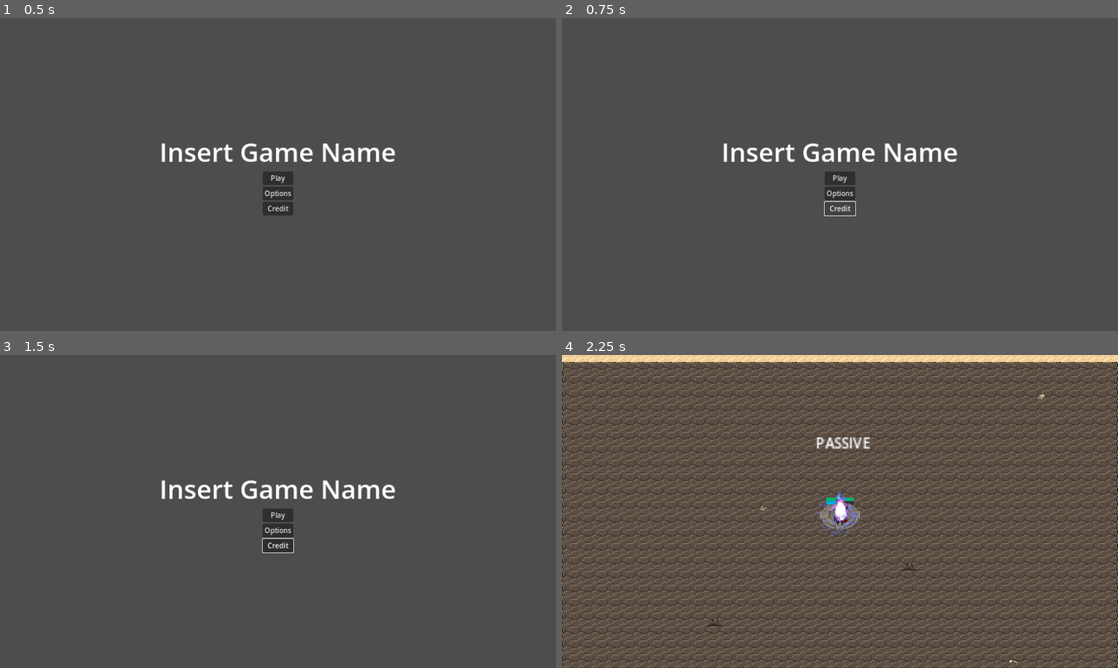
Above: before the commit, frames 1-4 (two rows, left to right).
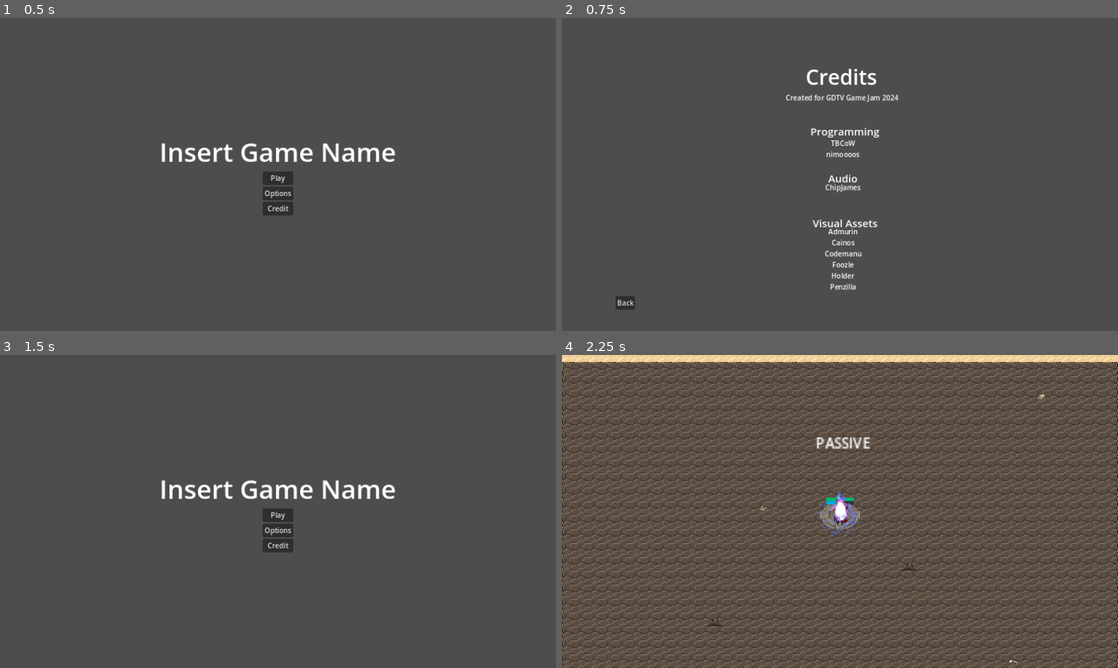
Above: after the commit, the same moments.

Repository: GDTV-Game-Jam-2024/GDTV
Game: Godot game, scene res://Scenes/main_menu.tscn
Same seed, same stepped clock (60 frames per second), same inputs: the game is played once before the commit and once after it. The engine's default icon, where the game draws it, is replaced by a stand-in: a white triangle on a blue panel in a dark square.
Inputs (mouse positions are in pixels of both pictures, inside the frame that each line leads up to):
- Up to frame 1 (0.5 s): no input
- Up to frame 2 (0.75 s): click "Credit" at 0.5 s
- Up to frame 3 (1.5 s): click (61, 639) at 1.25 s, where only the run after the commit has a clickable "Back"
- Up to frame 4 (2.25 s): click "Play" at 2 s

Frame 1 is identical in both runs. In frame 2, 3.1% of the frame differs, in the area x 9-72%, y 16-94%; in frame 3, less than 0.1%; in frame 4, nothing differs.

Commit message:
Basic credits

Diff:
--- /dev/null
+++ b/Scenes/Button.gd
@@ -0,0 +1,14 @@
+extends Button
+
+
+# Called when the node enters the scene tree for the first time.
+func _ready():
+	pass # Replace with function body.
+
+
+# Called every frame. 'delta' is the elapsed time since the previous frame.
+func _process(delta):
+	pass
+
+func _on_button_press():
+	get_tree().change_scene_to_file("res://Scenes/main_menu.tscn")
--- /dev/null
+++ b/Scenes/credits.tscn
@@ -0,0 +1,95 @@
+[gd_scene load_steps=5 format=3 uid="uid://dvqmk7o00ne0v"]
+
+[ext_resource type="Script" path="res://Scenes/Button.gd" id="1_ac87a"]
+
+[sub_resource type="LabelSettings" id="LabelSettings_jo048"]
+font_size = 48
+shadow_size = 3
+
+[sub_resource type="GDScript" id="GDScript_dnm3i"]
+
+[sub_resource type="Shortcut" id="Shortcut_b2qro"]
+script = SubResource("GDScript_dnm3i")
+
+[node name="Credits" type="Node2D"]
+
+[node name="Label" type="Label" parent="."]
+offset_left = 561.0
+offset_top = 101.0
+offset_right = 725.0
+offset_bottom = 168.0
+size_flags_horizontal = 3
+size_flags_vertical = 3
+text = "Credits
+"
+label_settings = SubResource("LabelSettings_jo048")
+horizontal_alignment = 1
+
+[node name="Label2" type="Label" parent="."]
+offset_left = 515.0
+offset_top = 172.0
+offset_right = 774.0
+offset_bottom = 195.0
+text = "Created for GDTV Game Jam 2024"
+
+[node name="Label3" type="Label" parent="."]
+offset_left = 480.0
+offset_top = 226.0
+offset_right = 814.0
+offset_bottom = 700.0
+text = "
+
+TBCoW
+nimoooos
+
+
+ChipJames
+
+
+
+Admurin
+Cainos
+Codemanu
+Foozle
+Holder
+Penzilla"
+horizontal_alignment = 1
+
+[node name="Label" type="Label" parent="Label3"]
+layout_mode = 0
+offset_left = 92.0
+offset_top = 17.0
+offset_right = 250.0
+offset_bottom = 51.0
+theme_override_font_sizes/font_size = 24
+text = "Programming"
+
+[node name="Label2" type="Label" parent="Label3"]
+layout_mode = 0
+offset_left = 133.0
+offset_top = 125.0
+offset_right = 291.0
+offset_bottom = 159.0
+theme_override_font_sizes/font_size = 24
+text = "Audio"
+
+[node name="Label3" type="Label" parent="Label3"]
+layout_mode = 0
+offset_left = 97.0
+offset_top = 228.0
+offset_right = 255.0
+offset_bottom = 262.0
+theme_override_font_sizes/font_size = 24
+text = "Visual Assets"
+
+[node name="Button" type="Button" parent="."]
+offset_left = 123.0
+offset_top = 640.0
+offset_right = 168.0
+offset_bottom = 671.0
+shortcut = SubResource("Shortcut_b2qro")
+text = "Back
+"
+script = ExtResource("1_ac87a")
+
+[connection signal="pressed" from="Button" to="Button" method="_on_button_press"]
--- a/Scripts/main_menu.gd
+++ b/Scripts/main_menu.gd
@@ -15,5 +15,5 @@
 
 
 func _on_button_pressed_credits() -> void:
-	print("Credits button pressed")
+	go_to_scene("res://Scenes/credits.tscn")
 	pass # Replace with function body.
